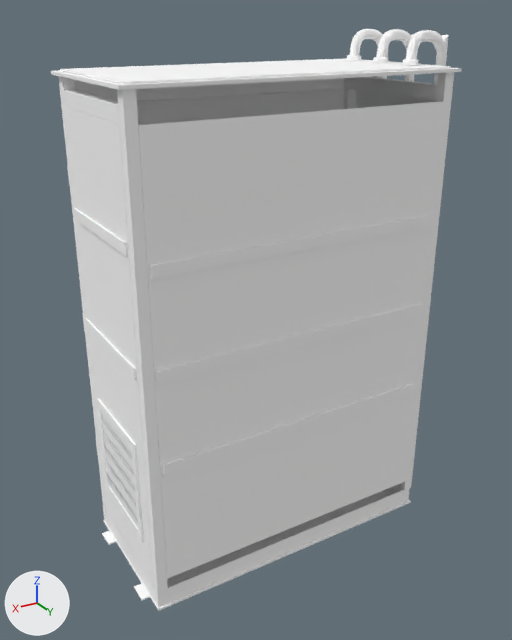
Renders of the OBJ model Assets/models/maps/sewage/power_cabinet_v2/power_cabinet_lod2.obj from each side of a commit.
One viewpoint serves both versions: a 50 mm lens placed at (82.5, 135.2, 125.1), pointed at (0.2, -1.8, 56.6). Lighting does not change. The marker at lower left points along +X, +Y and +Z. The older version comes first. Where no turn or scale is listed for an object, it has been applied to the vertices.

Objects in the first picture: 'power_cabinet_lod2'.
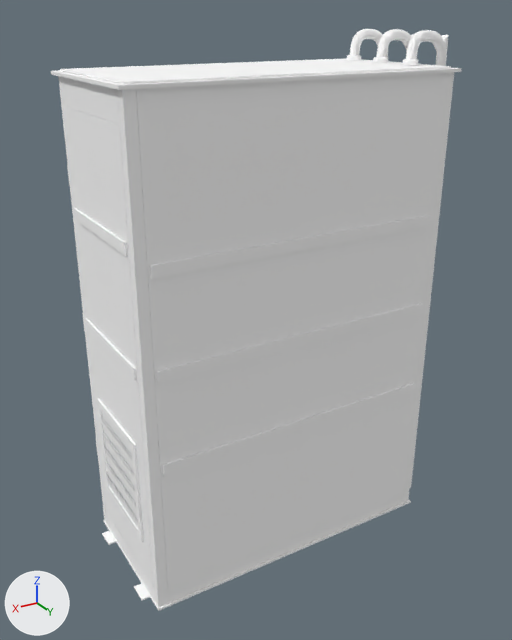
Changed parts and their boxes (x1, y1, x2, y2) in the pictures (512 x 640 px; the box of a moved part takes in the faces that stretch with it):
part 1 of me_power_cabinet_lod2, moved or reshaped: before (138, 101, 443, 579); after (136, 73, 446, 589)
part 2 of me_power_cabinet_lod2, moved or reshaped (not visible afterwards): before (349, 77, 437, 100)
part 3 of me_power_cabinet_lod2, moved or reshaped: before (63, 90, 120, 124); after (62, 77, 120, 124)

Edits to the bpy script that builds the scene:
```text
Change me_power_cabinet_lod2:
    where me_power_cabinet_lod2.from_pydata(...)  # 2913 vertices, 5204 faces; spans x -43.8..40.3, y -24.8..19.0, z 0.0..122.1
    used by ob_power_cabinet_lod2; location = (0.0, 0.0, 0.0)
    before: 109 (38.0, 15.5, 111.0) at pixel (118, 105), 112 (35.5, 15.5, 111.0), 114 (35.5, -15.5, 111.0) at pixel (74, 89), 115 (38.0, -15.5, 111.0) at pixel (63, 90)
    me_power_cabinet_lod2 part 1: the loose piece of 8 vertices spanning x -35.5..35.5, y 17.6..18.0, z 8.0..107.8 is scaled about its middle by (1, 1, 1.09), then moved by (0.0, 0.0, 1.6)
    me_power_cabinet_lod2 part 2: 29 of 2913 vertices moved; they spanned x -38.0..-21.5, y -24.7..15.5, z 110.5..112.3 and now span x -38.0..-21.5, y -24.7..15.5, z 110.5..114.0; mean shift (0.0, 0.0, 0.4); largest move (-24.8, -20.2, 110.5) -> (-23.2, -24.2, 110.5)
    me_power_cabinet_lod2 part 3
    add for i in [109, 112, 114, 115]: me_power_cabinet_lod2.vertices[i].co += Vector((0.0, 0.0, 3.0))
```
